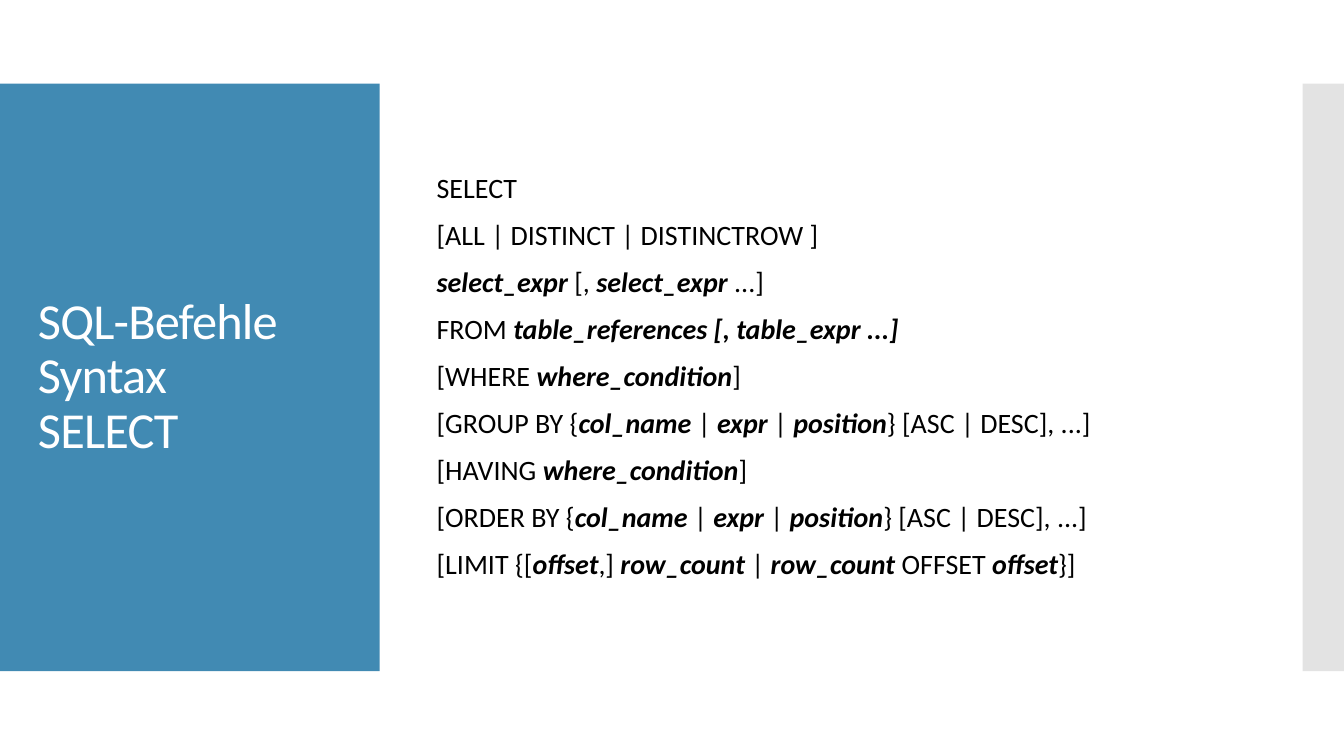
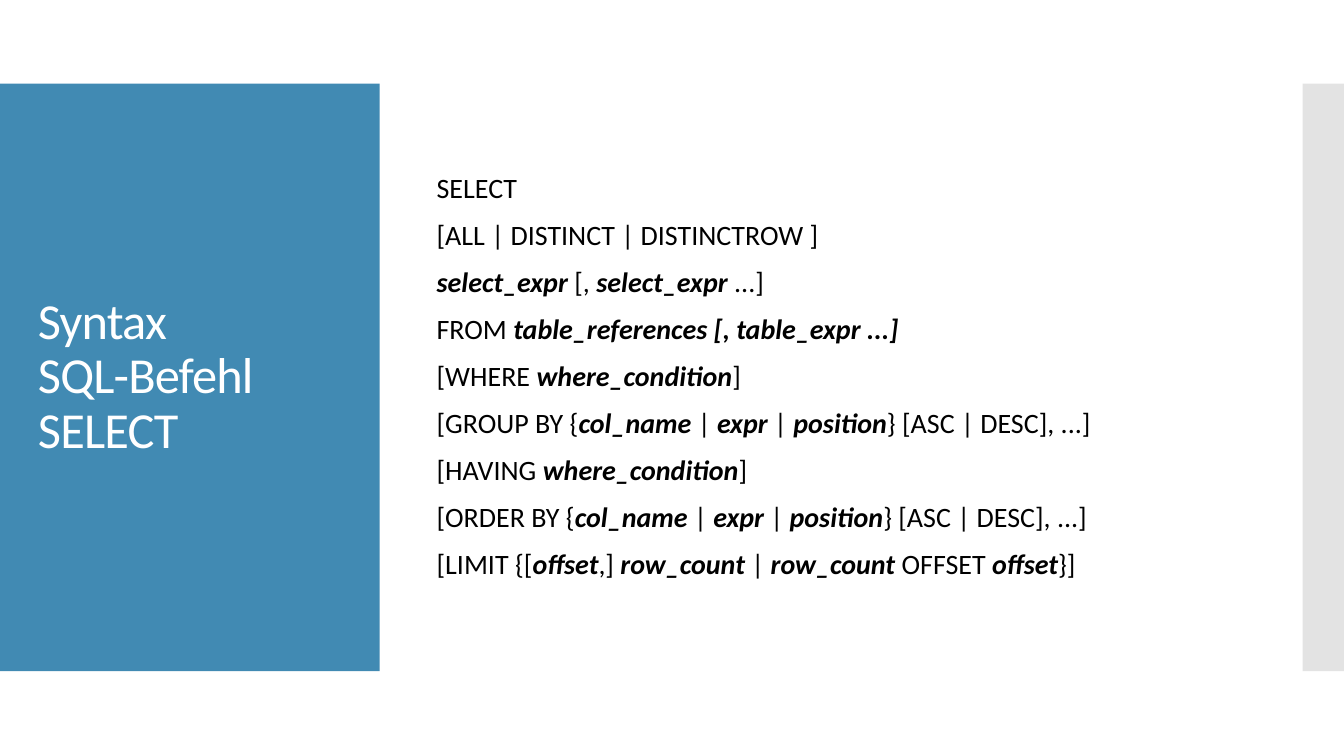
Before and after one commit to Tom433/ePortfolio, a slide deck: slide 12 of e-Portfolio MySQL.pptx (slide 13 before the commit). Drawn at 1344x756 pixels with LibreOffice and Linux fonts; fonts in the diff are those of the drawing. Boxes give left, top, right and bottom in pixels: in the first picture for what was removed or moved away, otherwise in the second. Text is boxed around its words. In the diff, an @@ line names an element or a change of style, - is before the commit and + after.

```diff
--- a/e-Portfolio MySQL.pptx
+++ b/e-Portfolio MySQL.pptx
@@ title at <box>38,306,254,449</box>: text changed @@
-SQL-Befehle Syntax
-SELECT
+Syntax
+SQL-Befehl
+SELECT
```
Also in this commit, not shown: 5 other slides changed.
